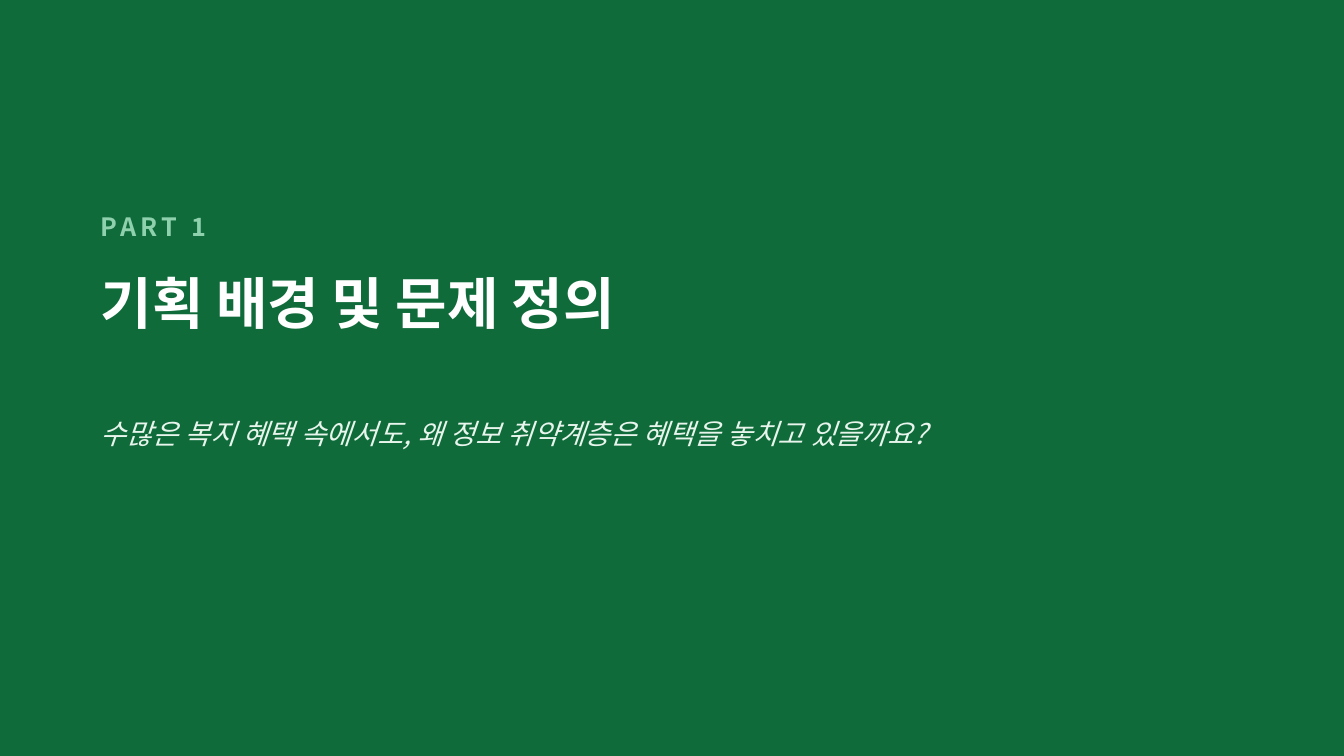
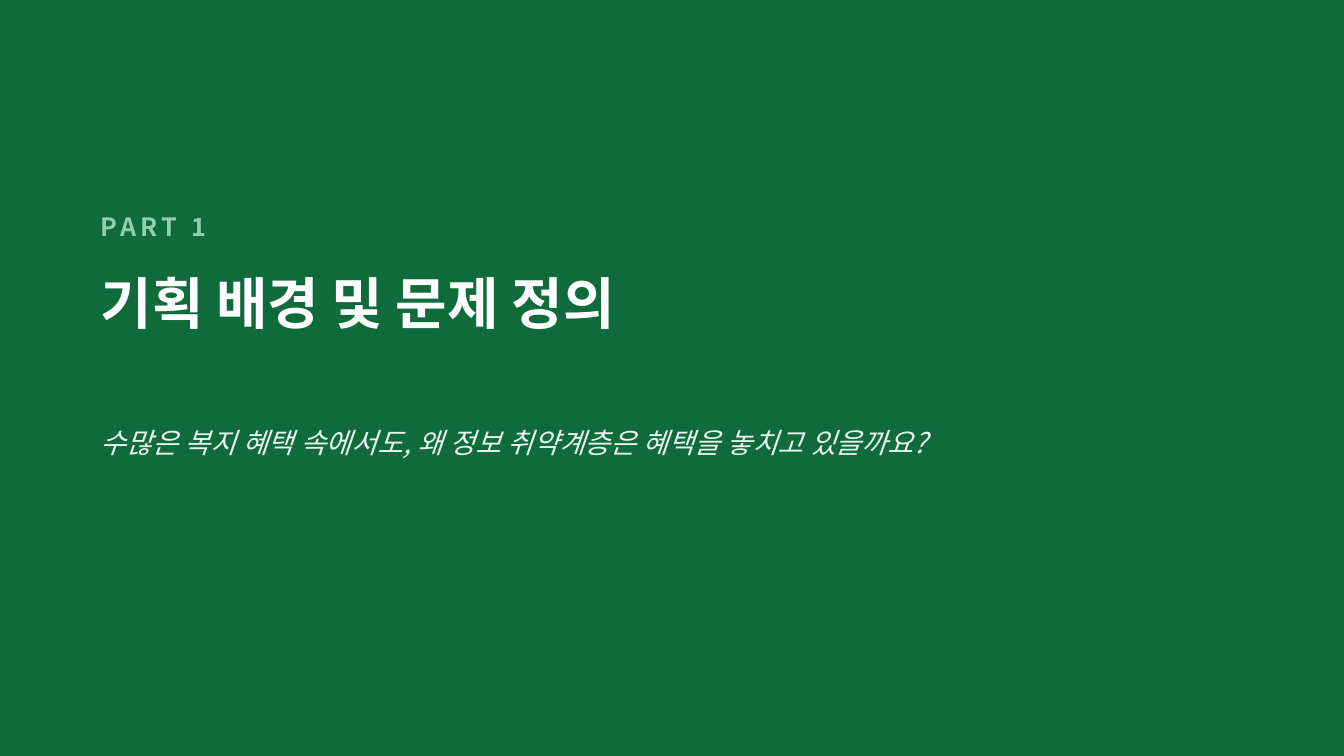
Before and after one commit to mrsure1/bokji-ai, a slide deck: slide 2 of docs/복지AI_소개_수정본.pptx. Drawn at 1344x756 pixels with LibreOffice and Linux fonts; fonts in the diff are those of the drawing. Boxes give left, top, right and bottom in pixels: in the first picture for what was removed or moved away, otherwise in the second. Text is boxed around its words. In the diff, an @@ line names an element or a change of style, - is before the commit and + after.

```diff
--- a/docs/복지AI_소개_수정본.pptx
+++ b/docs/복지AI_소개_수정본.pptx
@@ text "수많은 복지 혜택 속에서도, 왜 ..." at box(101, 429, 927, 458): line spacing 1 to 1.2 @@
```
Also in this commit, not shown: 10 other slides changed, 2 slides added, 2 other files.
